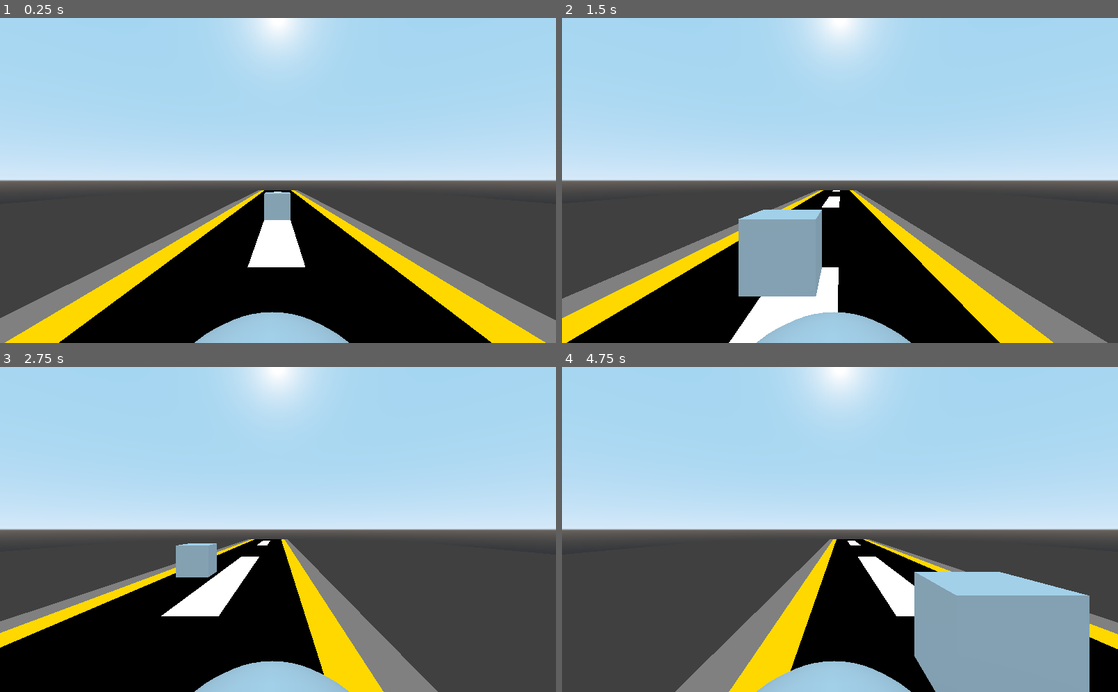
Above: before the commit, frames 1-4 (two rows, left to right).
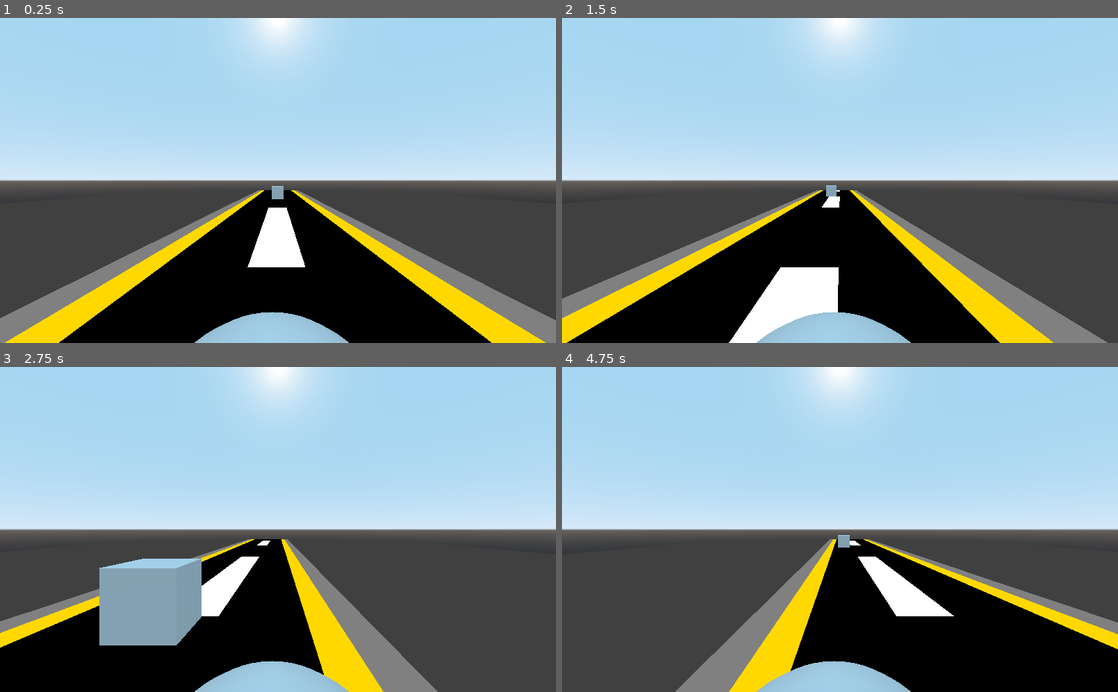
Above: after the commit, the same moments.

Repository: ClarkThyLord/Speed-Trash
Game: Godot game, scene res://src/map/map.tscn
Same seed, same stepped clock (60 frames per second), same inputs: the game is played once before the commit and once after it.
Inputs:
- Up to frame 1 (0.25 s): no input
- Up to frame 2 (1.5 s): hold Right (ui_right) 0.53-1.28 s; hold Left (ui_left) from 1.28 s (still down)
- Up to frame 3 (2.75 s): release Left (ui_left) at 2.03 s; hold Right (ui_right) from 2.03 s (still down)
- Up to frame 4 (4.75 s): release Right (ui_right) at 3.53 s; hold Left (ui_left) from 3.53 s (still down)

The runs differ from the first frame. In frame 1, 0.4% of the frame differs, in the area x 47-53%, y 51-63%; in frame 2, 4.0%; in frame 3, 4.9%; in frame 4, 11%, in the area x 49-95%, y 51-100%.

Commit message:
refactor code
Clark was here :V

Diff:
--- a/src/garbage_truck/garbage_truck.gd
+++ b/src/garbage_truck/garbage_truck.gd
@@ -1,10 +1,18 @@
 extends KinematicBody
+
+
+
+## Exported Variables
+export var speed := 10.0
 
 
 
 ## Built-In Virtual Methods
 func _process(delta):
+	var direction := Vector3.ZERO
 	if Input.is_action_pressed("ui_right") and translation.x < 3:
-		translation.x += 10 * delta
+		direction += Vector3.RIGHT
 	if Input.is_action_pressed("ui_left") and translation.x > -3:
-		translation.x -= 10 * delta
+		direction += Vector3.LEFT
+
+	move_and_collide(direction * speed * delta)
--- a/src/map/map.tscn
+++ b/src/map/map.tscn
@@ -65,6 +65,6 @@
 anims/moving = SubResource( 2 )
 
 [node name="Obstacle" parent="." instance=ExtResource( 1 )]
-transform = Transform( 1, 0, 0, 0, 1, 0, 0, 0, 1, 0, 0, -25 )
+transform = Transform( 1, 0, 0, 0, 1, 0, 0, 0, 1, 0, 0, -45 )
 
 [node name="GargabeTruck" parent="." instance=ExtResource( 2 )]
--- a/src/obstacles/obstacle.gd
+++ b/src/obstacles/obstacle.gd
@@ -1,4 +1,9 @@
 extends KinematicBody
+
+
+
+## Exported Variables
+export var speed := 30.0
 
 
 
@@ -9,7 +14,7 @@
 
 
 func _physics_process(delta):
-	var choque = move_and_collide(Vector3(0, 0, 30) * delta)
+	var choque = move_and_collide(Vector3.BACK * speed * delta)
 	if (choque is KinematicCollision):
 		reset()
 
@@ -17,5 +22,5 @@
 
 ## Public Methods
 func reset() -> void:
-	translation.z = -25
+	translation.z = -45
 	translation.x = rand_range(-3, 3)
